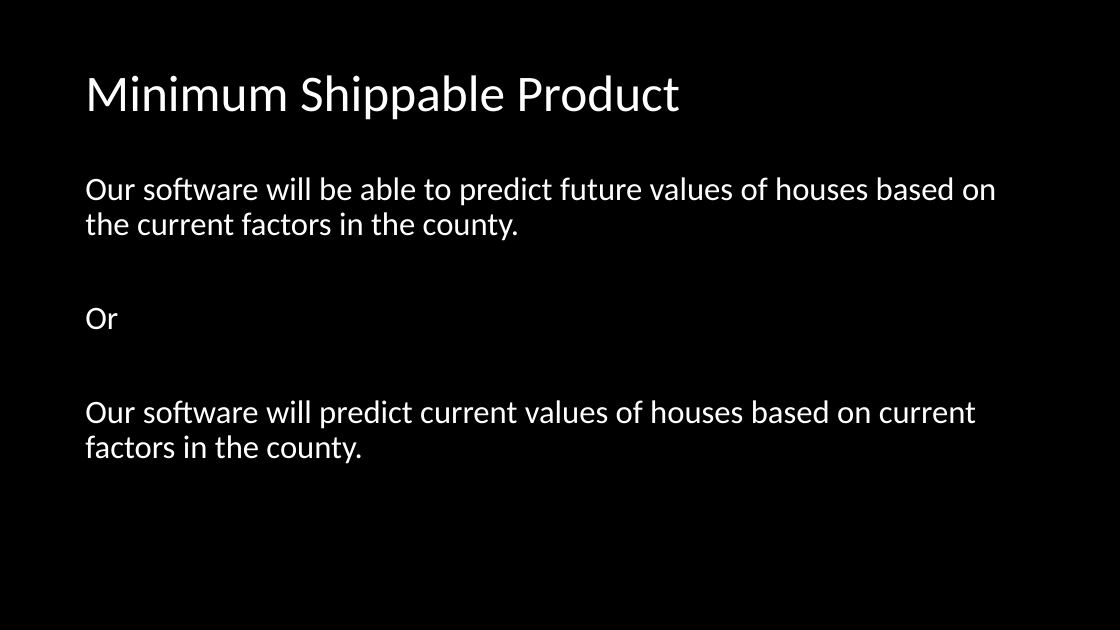
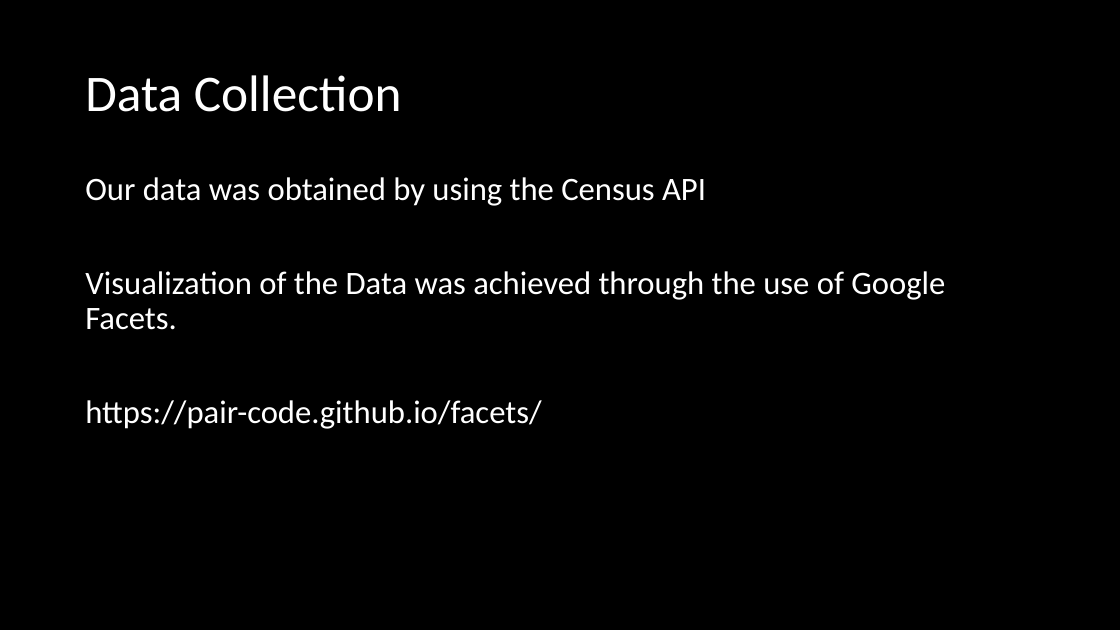
Before and after one commit to milsteam4144/GLAPS, a slide deck: slide 5 of GLAPS Presentation.pptx. Drawn at 1120x630 pixels with LibreOffice and Linux fonts; fonts in the diff are those of the drawing. Boxes give left, top, right and bottom in pixels: in the first picture for what was removed or moved away, otherwise in the second. Text is boxed around its words. In the diff, an @@ line names an element or a change of style, - is before the commit and + after.

```diff
--- a/GLAPS Presentation.pptx
+++ b/GLAPS Presentation.pptx
@@ title at (85, 75, 402, 112): text changed @@
-Minimum Shippable Product
+Data Collection
@@ text at (85, 177, 945, 429): text changed @@
-Our software will be able to predict future values of houses based on the current factors in the county.
-Or
-Our software will predict current values of houses based on current factors in the county.
+Our data was obtained by using the Census API
+Visualization of the Data was achieved through the use of Google Facets.
+https://pair-code.github.io/facets/
```
Also in this commit, not shown: 2 other slides changed, 3 slides added, 2 other files.
